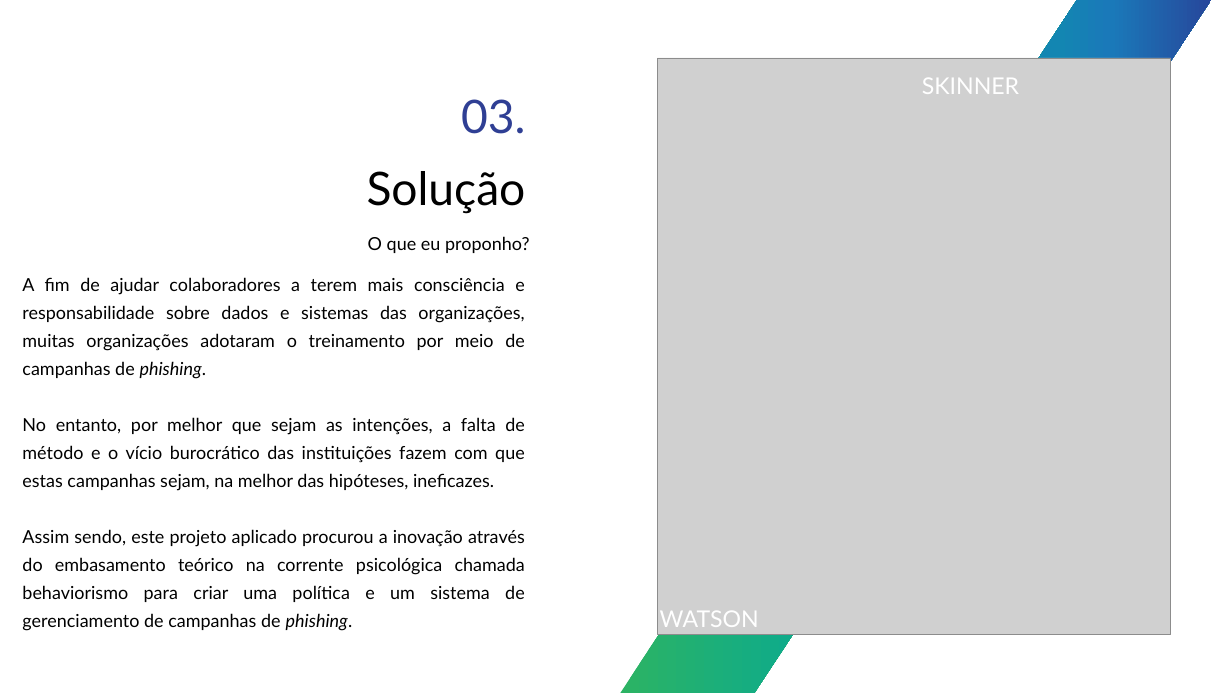
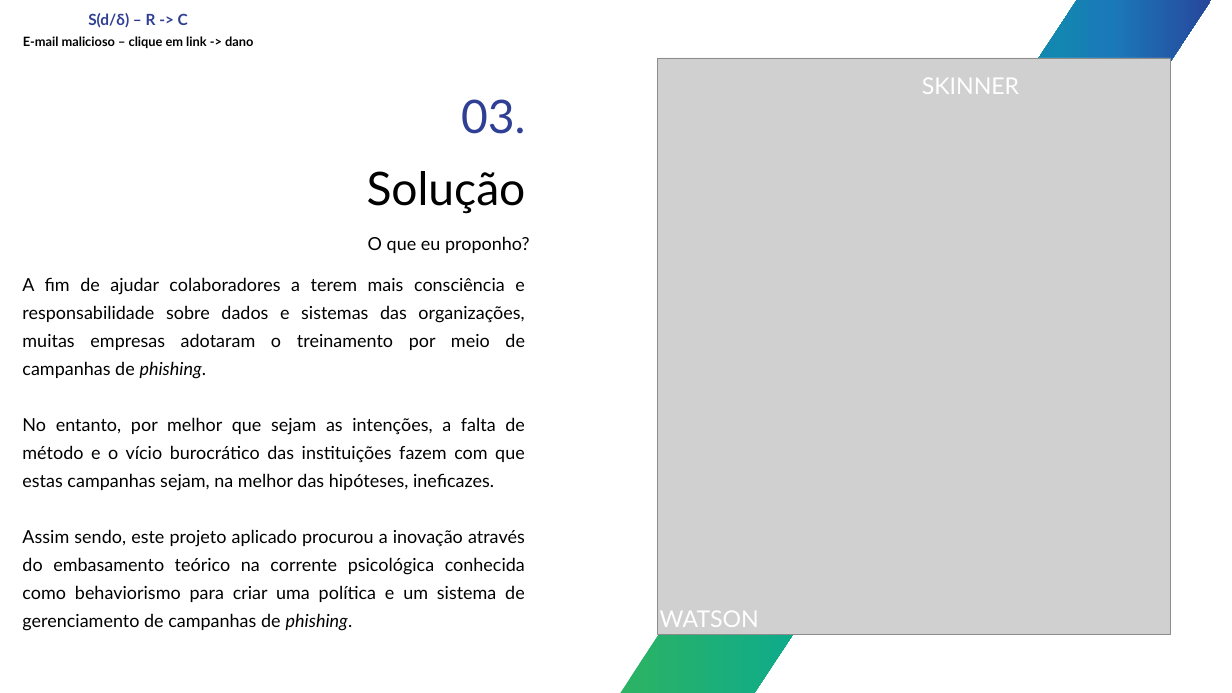
Before and after one commit to akademicmensch/igti-mba-cybersecurity, a slide deck: slide 5 of documents/Pitch.pptx. Drawn at 1232x693 pixels with LibreOffice and Linux fonts; fonts in the diff are those of the drawing; grey boxes stand for pictures. Boxes give left, top, right and bottom in pixels: in the first picture for what was removed or moved away, otherwise in the second. Text is boxed around its words. In the diff, an @@ line names an element or a change of style, - is before the commit and + after.

Commit message:
updating

```diff
--- a/documents/Pitch.pptx
+++ b/documents/Pitch.pptx
@@ text added at <box>23,13,253,48</box>, 10 pt, text #000000, bold @@
+S(d/δ) – R -> C
+E-mail malicioso – clique em link -> dano
@@ text at <box>22,277,525,379</box>: text changed @@
-A fim de ajudar colaboradores a terem mais consciência e responsabilidade sobre dados e sistemas das organizações, muitas organizações adotaram o treinamento por meio de campanhas de phishing.
+A fim de ajudar colaboradores a terem mais consciência e responsabilidade sobre dados e sistemas das organizações, muitas empresas adotaram o treinamento por meio de campanhas de phishing.
@@ text at <box>22,529,525,631</box>: text changed @@
-Assim sendo, este projeto aplicado procurou a inovação através do embasamento teórico na corrente psicológica chamada behaviorismo para criar uma política e um sistema de gerenciamento de campanhas de phishing.
+Assim sendo, este projeto aplicado procurou a inovação através do embasamento teórico na corrente psicológica conhecida como behaviorismo para criar uma política e um sistema de gerenciamento de campanhas de phishing.
```
Also in this commit, not shown: 1 other slide changed.
